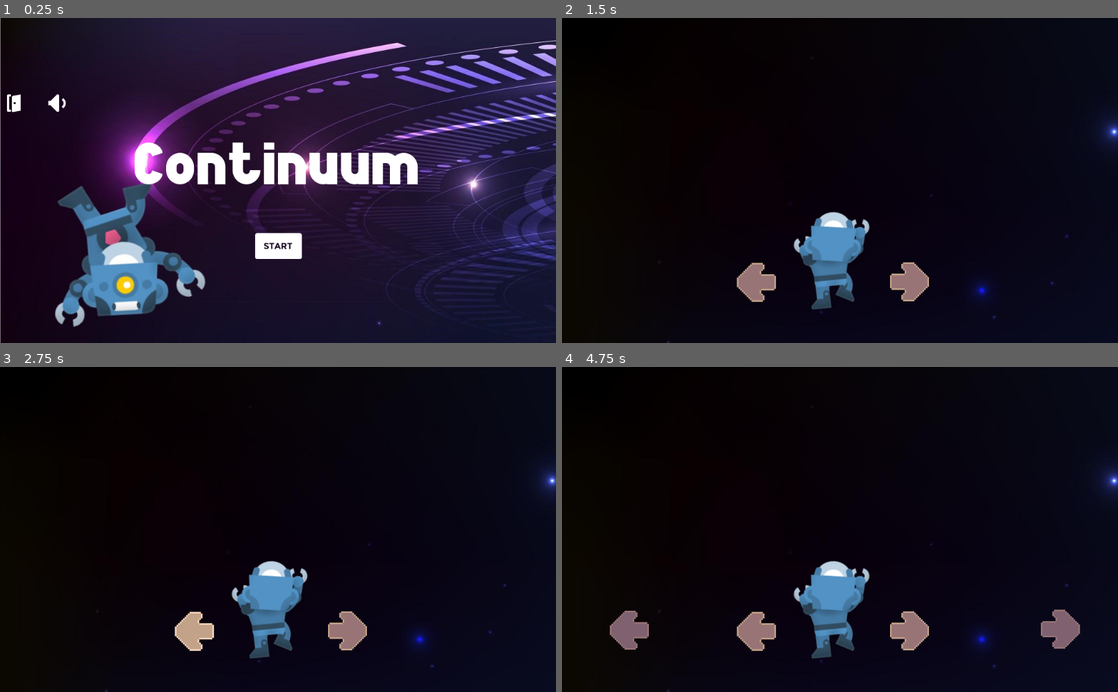
Above: before the commit, frames 1-4 (two rows, left to right).
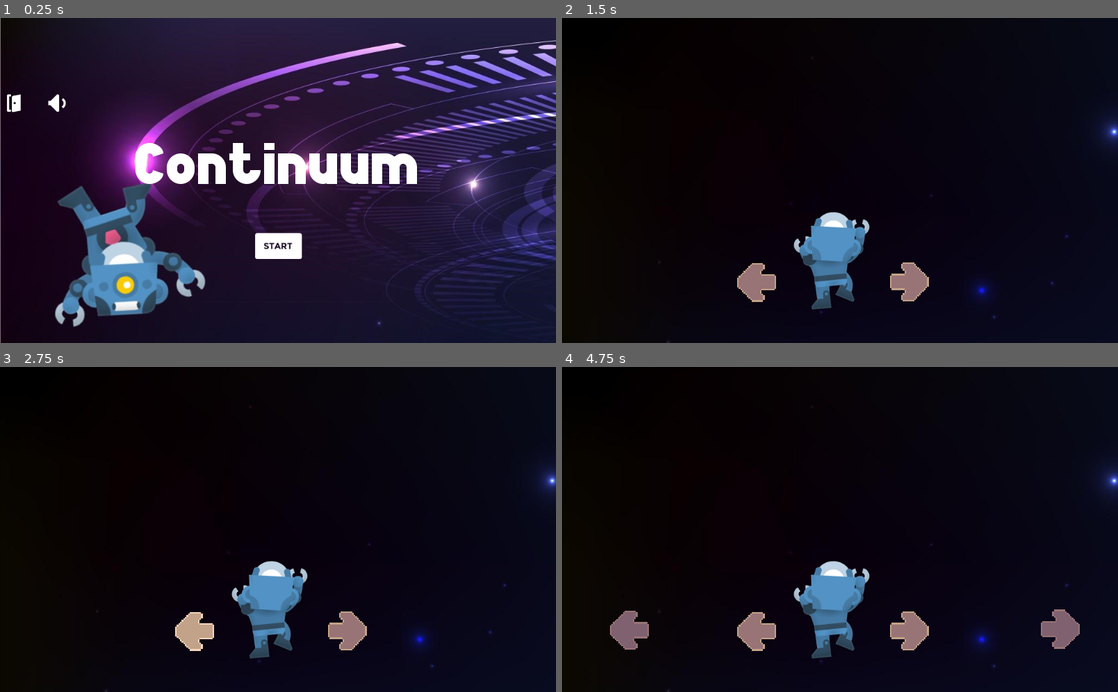
Above: after the commit, the same moments.

Repository: TrejoJulian/unq-ipv-boss-continuum
Game: Godot game, scene res://GUI.tscn
Two runs of this game, one before a commit and one after it. Both use one fixed random seed, a clock stepped at 60 frames per second and the inputs below.
Inputs (mouse positions are in pixels of both pictures, inside the frame that each line leads up to):
- Up to frame 1 (0.25 s): no input
- Up to frame 2 (1.5 s): click (840, 245) at 0.5 s; tap Enter at 1.25 s
- Up to frame 3 (2.75 s): tap Space at 2 s; hold A (left_arrow_pressed) from 2.03 s (still down)
- Up to frame 4 (4.75 s): tap Enter at 2.75, 4.25 s; release A (left_arrow_pressed) at 2.78 s; tap Space at 3.5 s; hold A (left_arrow_pressed) from 4.28 s (still down)

The runs differ from the first frame. In frame 1, 0.6% of the frame differs, in the area x 24-76%, y 38-52%; in frame 2, 0.1%; in frame 3, 0.1%; in frame 4, 0.2%.

Commit message:
Fix expancion de ventana

Diff:
--- a/GUI.tscn
+++ b/GUI.tscn
@@ -37,21 +37,21 @@
 }
 
 [node name="HBoxContainer" type="HBoxContainer" parent="Background/VBoxContainer"]
-margin_top = 50.0
+margin_top = 131.0
 margin_right = 1024.0
 margin_bottom = 181.0
 custom_constants/separation = 30
 
 [node name="ExitButton" type="TextureButton" parent="Background/VBoxContainer/HBoxContainer"]
 margin_right = 50.0
-margin_bottom = 131.0
+margin_bottom = 50.0
 size_flags_horizontal = 8
 texture_normal = ExtResource( 6 )
 
 [node name="VolumeButton" type="TextureButton" parent="Background/VBoxContainer/HBoxContainer"]
 margin_left = 80.0
 margin_right = 130.0
-margin_bottom = 131.0
+margin_bottom = 50.0
 size_flags_horizontal = 8
 texture_normal = ExtResource( 5 )
 __meta__ = {
--- a/project.godot
+++ b/project.godot
@@ -24,6 +24,11 @@
 run/main_scene="res://GUI.tscn"
 config/icon="res://icon.png"
 
+[display]
+
+window/stretch/mode="2d"
+window/stretch/aspect="keep"
+
 [input]
 
 right_arrow_pressed={
